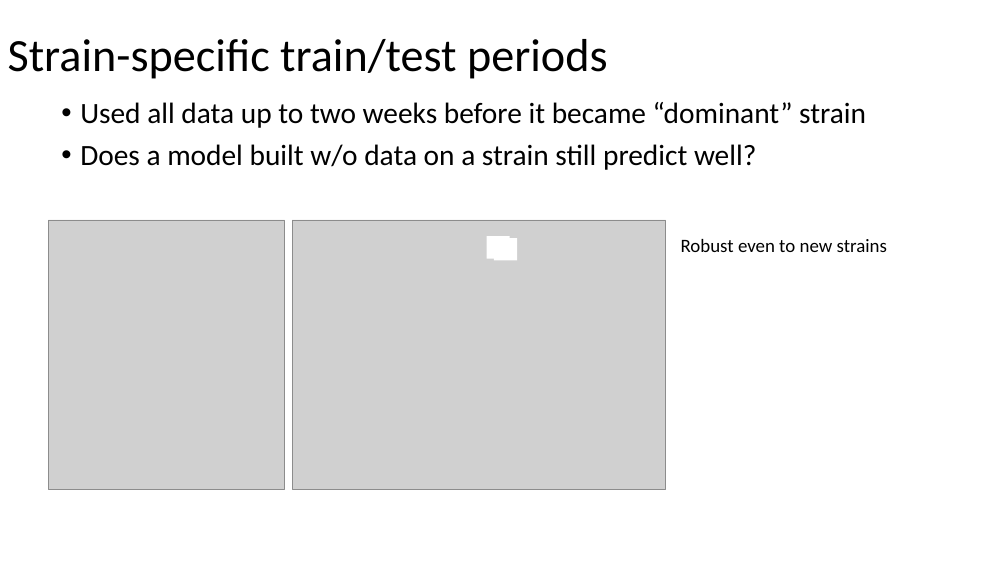
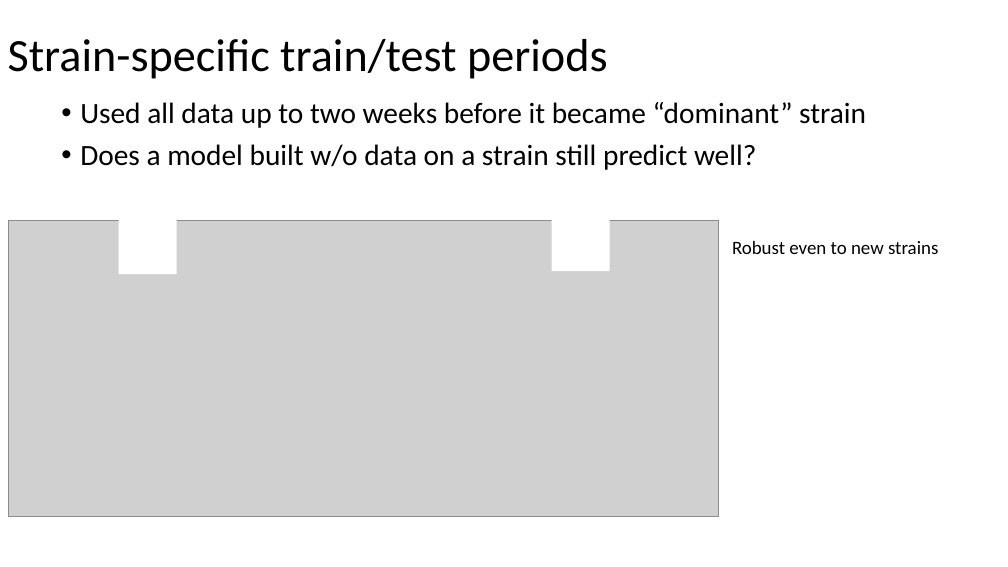
Before and after one commit to RachelMurray-Watson/COVID_forecasting, a slide deck: slide 9 of Graphs/Decision_tree_self_graph.pptx. Drawn at 1008x567 pixels with LibreOffice and Linux fonts; fonts in the diff are those of the drawing; grey boxes stand for pictures. Boxes give left, top, right and bottom in pixels: in the first picture for what was removed or moved away, otherwise in the second. Text is boxed around its words. In the diff, an @@ line names an element or a change of style, - is before the commit and + after.

```diff
--- a/Graphs/Decision_tree_self_graph.pptx
+++ b/Graphs/Decision_tree_self_graph.pptx
@@ picture added at (8, 221, 718, 516) @@
@@ picture removed at (48, 220, 285, 489) @@
@@ rectangle: place and size @@
-rectangle at (47, 234, 85, 265)
+rectangle at (119, 220, 177, 274)
@@ picture removed at (292, 220, 665, 489) @@
@@ rectangle removed at (487, 236, 510, 259) @@
@@ rectangle: place and size @@
-rectangle at (494, 238, 517, 261)
+rectangle at (552, 217, 610, 271)
@@ rectangle at (552, 217, 610, 271): mirrored @@
@@ text "Robust even to new strains": place and size @@
-text "Robust even to new strains" at (681, 239, 887, 252)
+text "Robust even to new strains" at (732, 241, 938, 254)
```
Also in this commit, not shown: 1 other slide changed, 4 other files.
